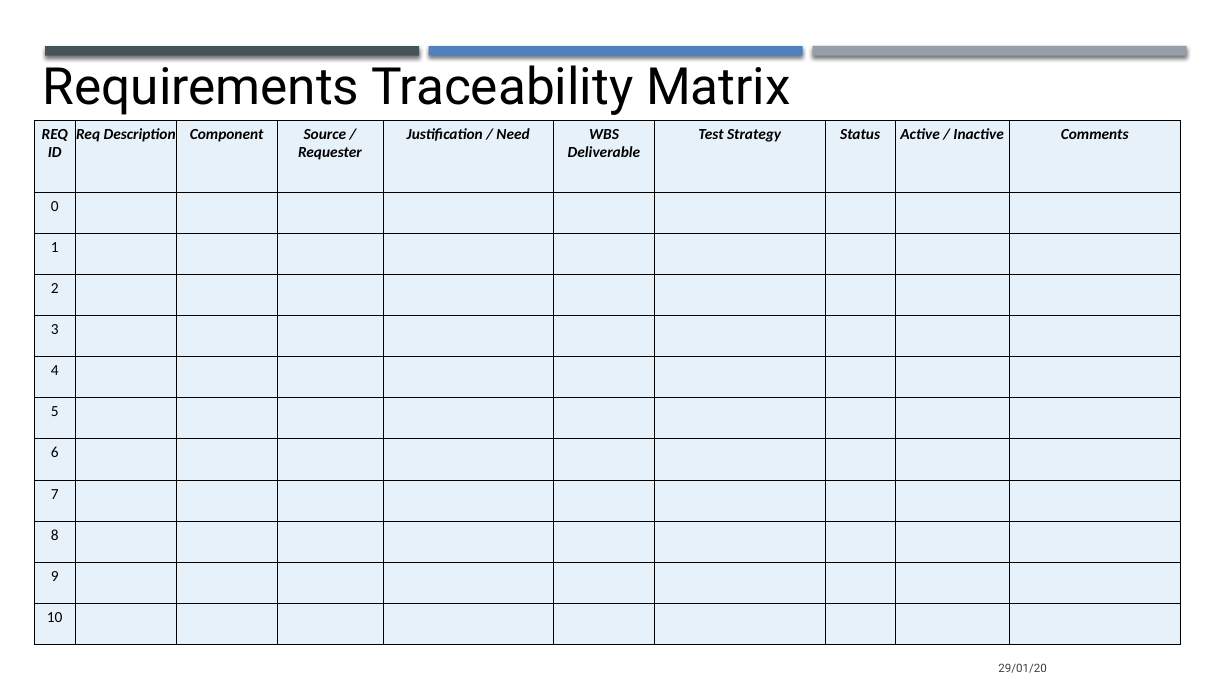
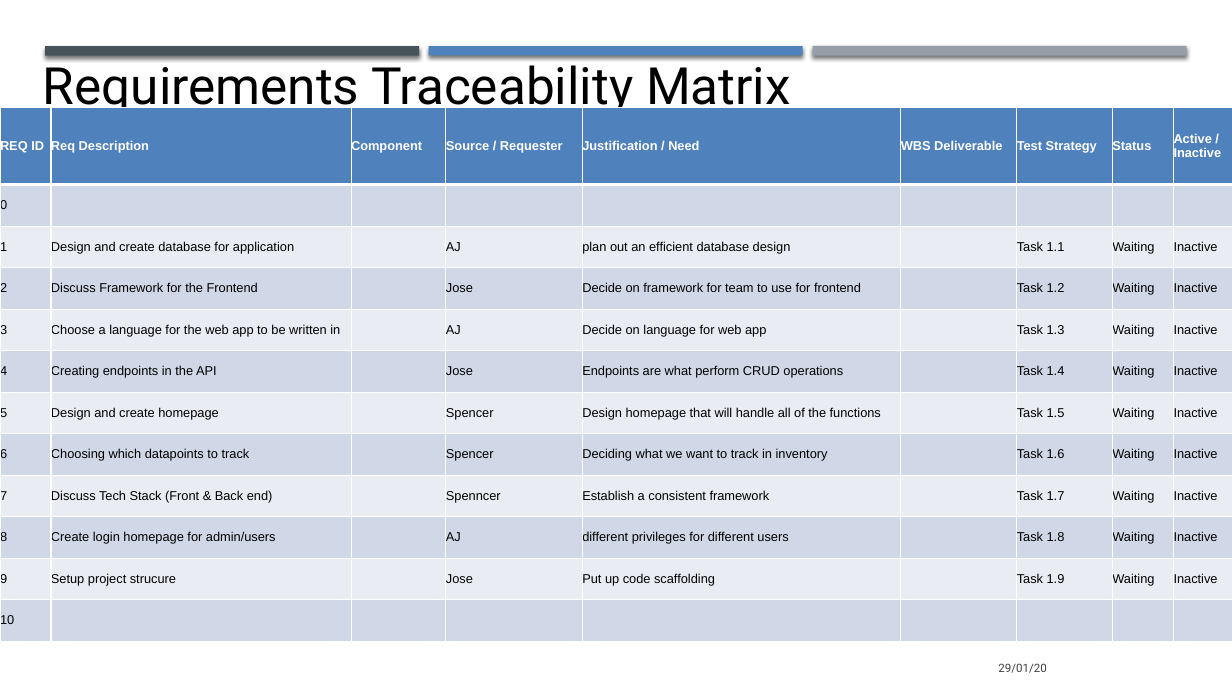
Before and after one commit to jasalazar/team6, a slide deck: slide 12 of Documents/Presentation 1 Team 6.pptx. Drawn at 1232x693 pixels with LibreOffice and Linux fonts; fonts in the diff are those of the drawing. Boxes give left, top, right and bottom in pixels: in the first picture for what was removed or moved away, otherwise in the second. Text is boxed around its words. In the diff, an @@ line names an element or a change of style, - is before the commit and + after.

```diff
--- a/Documents/Presentation 1 Team 6.pptx
+++ b/Documents/Presentation 1 Team 6.pptx
@@ table at <box>0,107,1232,641</box> @@
-column 2: Req Description |  |  |  |  |  |  |  |  |  |  | 
+column 2: Req Description |  | Design and create database for application | Discuss Framework for the Frontend | Choose a language for the web app to be written in | Creating endpoints in the API | Design and create homepage | Choosing which datapoints to track | Discuss Tech Stack (Front & Back end) | Create login homepage for admin/users | Setup project strucure | 
-column 4: Source / Requester |  |  |  |  |  |  |  |  |  |  | 
+column 4: Source / Requester |  | AJ | Jose | AJ | Jose | Spencer | Spencer | Spenncer | AJ | Jose | 
-column 5: Justification / Need |  |  |  |  |  |  |  |  |  |  | 
+column 5: Justification / Need |  | plan out an efficient database design | Decide on framework for team to use for frontend | Decide on language for web app | Endpoints are what perform CRUD operations | Design homepage that will handle all of the functions | Deciding what we want to track in inventory | Establish a consistent framework | different privileges for different users | Put up code scaffolding | 
-column 7: Test Strategy |  |  |  |  |  |  |  |  |  |  | 
-column 8: Status |  |  |  |  |  |  |  |  |  |  | 
-column 9: Active / Inactive |  |  |  |  |  |  |  |  |  |  | 
-column 10: Comments |  |  |  |  |  |  |  |  |  |  | 
+column 7: Test Strategy |  | Task 1.1 | Task 1.2 | Task 1.3 | Task 1.4 | Task 1.5 | Task 1.6 | Task 1.7 | Task 1.8 | Task 1.9 | 
+column 8: Status |  | Waiting | Waiting | Waiting | Waiting | Waiting | Waiting | Waiting | Waiting | Waiting | 
+column 9: Active / Inactive |  | Inactive | Inactive | Inactive | Inactive | Inactive | Inactive | Inactive | Inactive | Inactive | 
@@ table: place and size @@
-table at <box>34,120,1182,645</box>
+table at <box>0,107,1232,641</box>
```
Also in this commit, not shown: 5 other slides changed, 1 slide removed, 1 other file.
